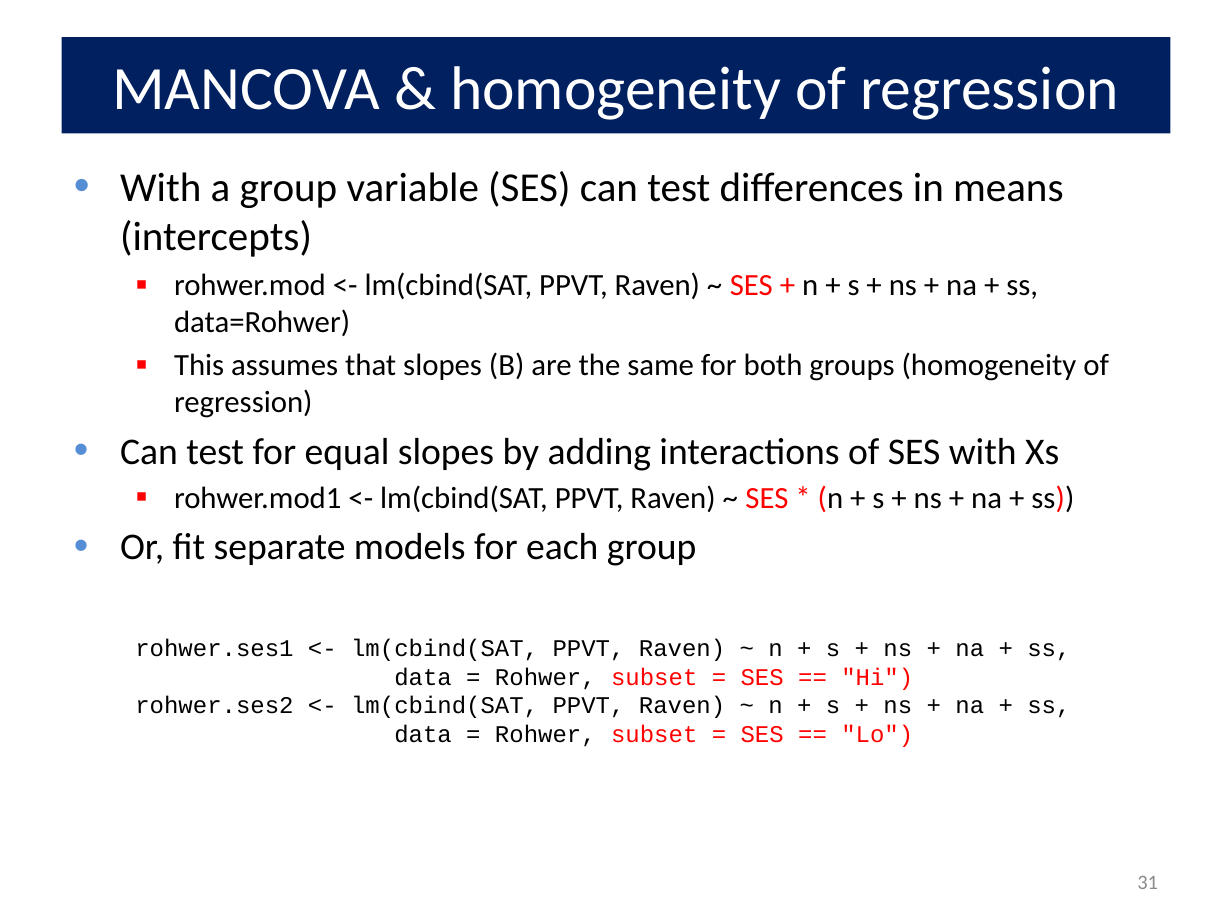
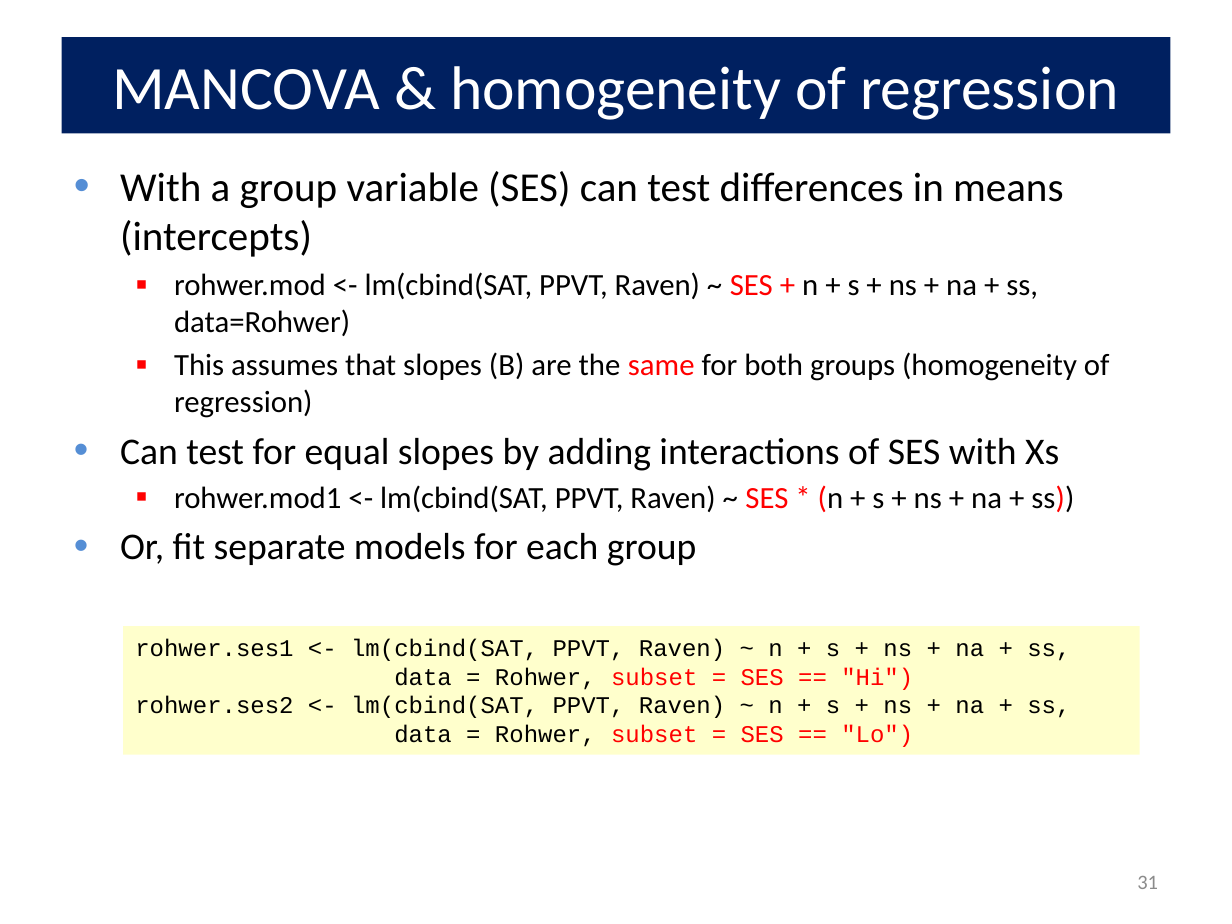
Before and after one commit to friendly/VisMLM-course, a slide deck: slide 31 of lectures/lecture3.pptx. Drawn at 1232x924 pixels with LibreOffice and Linux fonts; fonts in the diff are those of the drawing. Boxes give left, top, right and bottom in pixels: in the first picture for what was removed or moved away, otherwise in the second. Text is boxed around its words. In the diff, an @@ line names an element or a change of style, - is before the commit and + after.

```diff
--- a/lectures/lecture3.pptx
+++ b/lectures/lecture3.pptx
@@ text at [174,352,1110,418]: text colour #000000 to #FF0000 in "same" @@
@@ rectangle "rohwer.ses1 <- lm(cbind(SAT, PPVT, Raven) ...": place and size @@
-rectangle "rohwer.ses1 <- lm(cbind(SAT, PPVT, Raven) ..." at [135,638,1070,747]
+rectangle "rohwer.ses1 <- lm(cbind(SAT, PPVT, Raven) ..." at [123,626,1140,754]
@@ rectangle "rohwer.ses1 <- lm(cbind(SAT, PPVT, Raven) ..." at [123,626,1140,754]: fill none to #FFFF00 at 20% opacity @@
```
Also in this commit, not shown: 14 other slides changed, 2 other files.
